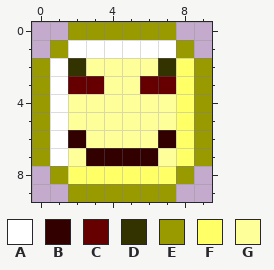
Edited in one commit: pixel-art sprite (public/themes/default/img/smileys/devilsmile.png). The picture above was drawn from the file before the commit.
The file is 10x10 pixels.
Palette (. is transparent): A #ffffff  B #330000  C #660000  D #333300  E #999900  F #ffff66  G #ffff99
Now the later version:
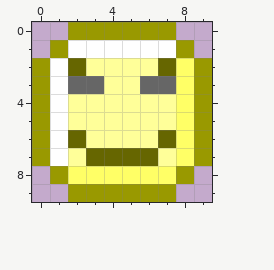
What changed:
{"colour":"B","old":"#330000","new":"#666600"}
{"colour":"C","old":"#660000","new":"#666666"}
{"y":2,"x":2,"old":"D","new":"B"}
{"y":2,"x":7,"old":"D","new":"B"}
